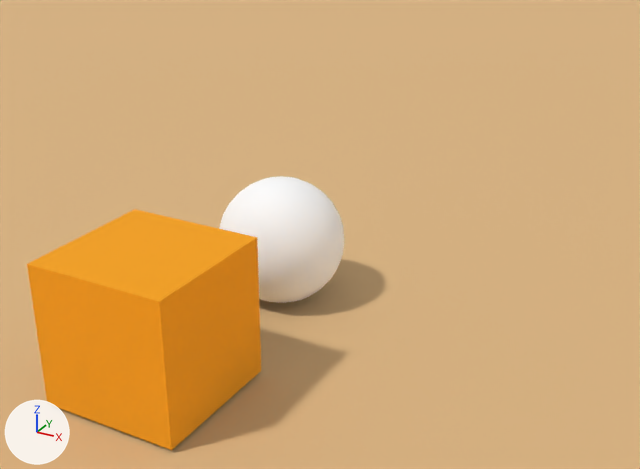
An edit to the glTF model assets/main.scene.glb, drawn before and after from the same camera.
One viewpoint serves both versions: a 50 mm camera at (3.37, -4.13, 3.33) aimed at (-0.51, 2.92, -0.19). Every picture has the same lights, and +X, +Y and +Z are marked at lower left. Where no turn or scale is listed for an object, it has been applied to the vertices.

Names of what the first picture shows: 'plane', 'player', 'soldier'.
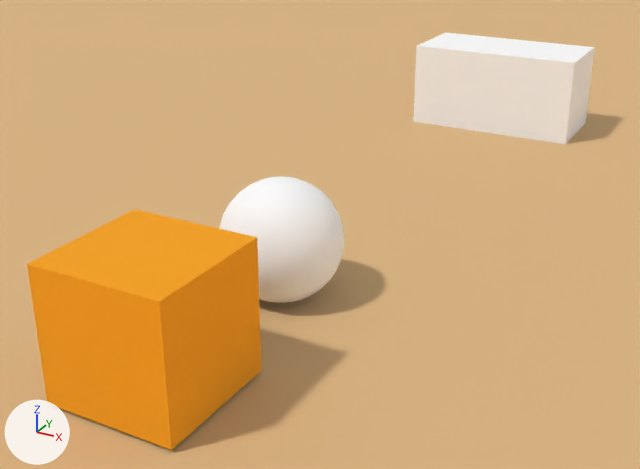
Location of each change, [x1, y1, x2, y2] in pixels of the pictures (640 x 469 px):
'enemy', added: after [413, 33, 595, 144]

The change, as a list of edits to the scene's bpy script:
```text
Add mat_material_for_generated_box_001:
    mat_material_for_generated_box_001 = principled_material('Material for Generated Box.001')
    mat_material_for_generated_box_001.base_color = (1.0, 1.0, 1.0)  # white #ffffff
    mat_material_for_generated_box_001.roughness = 1.0
Add me_mesh_2_1:
    me_mesh_2_1.from_pydata(...)  # a box spanning x -1.0..1.0, y -0.5..0.5, z -1.0..1.0
    me_mesh_2_1.materials.append(mat_material_for_generated_box_001)  # white #ffffff
Add ob_enemy:
    ob_enemy = bpy.data.objects.new('enemy', me_mesh_2_1)
    ob_enemy.location = (0.0, 6.854, 0.0)
```
